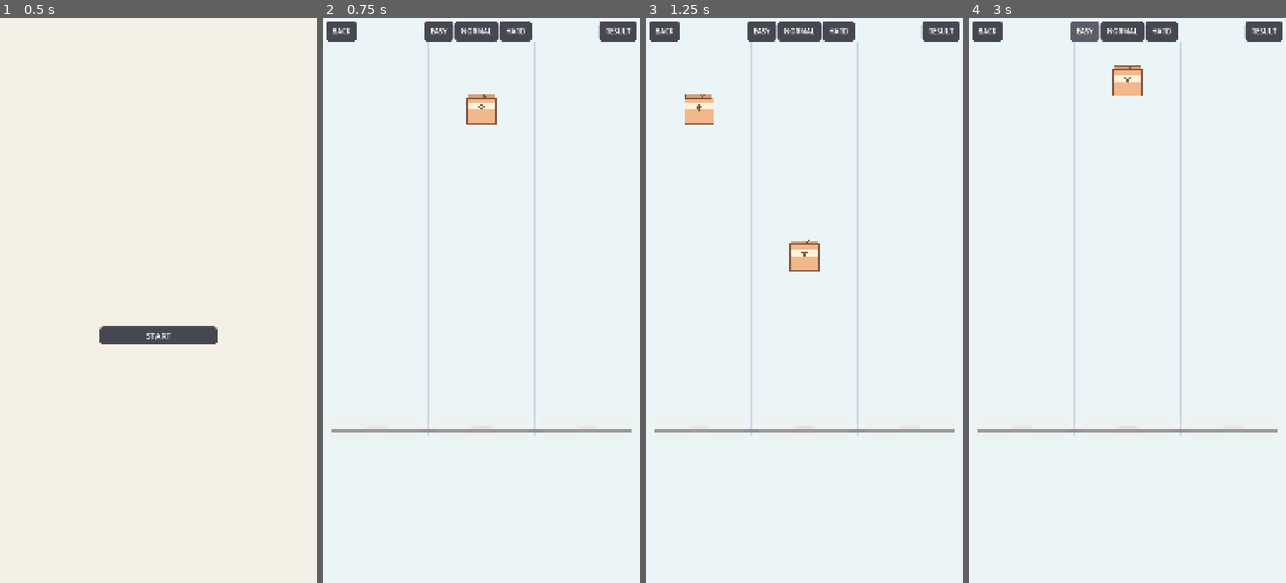
Above: before the commit, frames 1-4 (left to right).
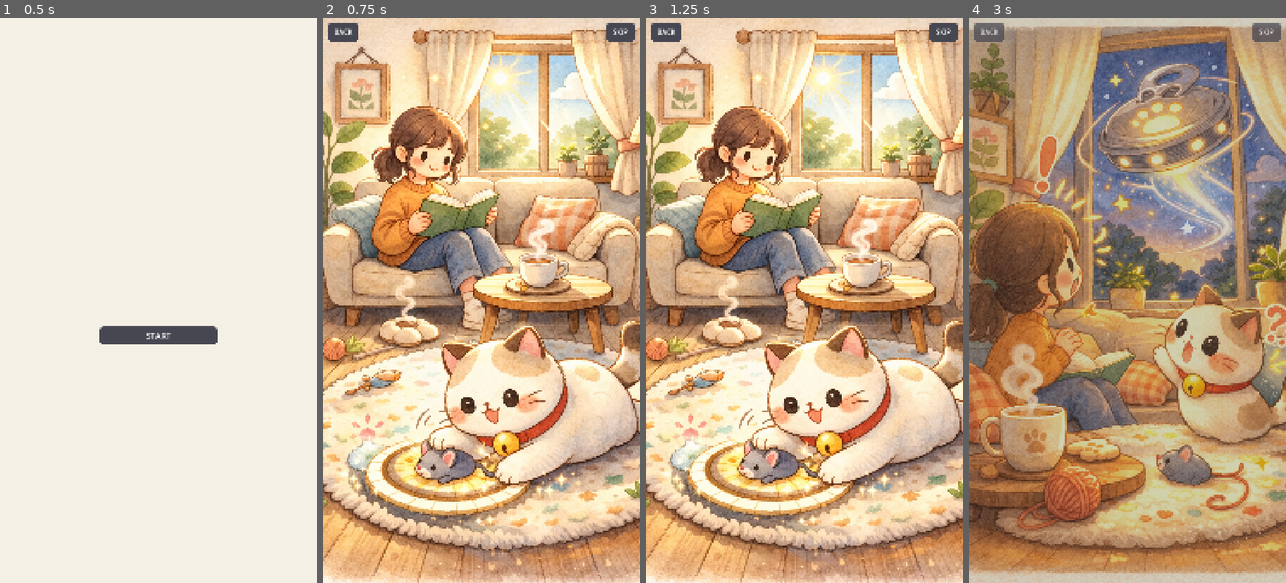
Above: after the commit, the same moments.

Repository: fntldodo/SyncNyang
Game: Godot game, scene res://scenes/Boot.tscn
Same seed, same stepped clock (60 frames per second), same inputs: the game is played once before the commit and once after it.
Inputs (mouse positions are in pixels of both pictures, inside the frame that each line leads up to):
- Up to frame 1 (0.5 s): no input
- Up to frame 2 (0.75 s): click "START" at 0.5 s
- Up to frame 3 (1.25 s): no input
- Up to frame 4 (3 s): click "BACK" at 1.25 s; click "START" at 2 s; click (1086, 29) at 2.75 s, where only the run before the commit has a clickable "EASY"

Frame 1 is identical in both runs. In frame 2, 93% of the frame differs, in the area x 0-100%, y 0-100%; in frame 3, 93%; in frame 4, 100%.

Commit message:
게임 스토리 완성

Diff:
--- /dev/null
+++ b/scenes/Cutscene.tscn
@@ -0,0 +1,62 @@
+[gd_scene load_steps=3 format=3]
+[ext_resource type="Script" path="res://scripts/cutscene_controller.gd" id="1"]
+
+[sub_resource type="StyleBoxEmpty" id="StyleBoxEmpty_tap"]
+
+[node name="Cutscene" type="Control"]
+layout_mode = 3
+anchors_preset = 15
+anchor_right = 1.0
+anchor_bottom = 1.0
+mouse_filter = 2
+script = ExtResource("1")
+
+[node name="PlaceholderBG" type="ColorRect" parent="."]
+layout_mode = 3
+anchors_preset = 15
+anchor_right = 1.0
+anchor_bottom = 1.0
+mouse_filter = 2
+color = Color(0.95, 0.85, 0.78, 1)
+visible = false
+
+[node name="ImageRect" type="TextureRect" parent="."]
+layout_mode = 3
+anchors_preset = 15
+anchor_right = 1.0
+anchor_bottom = 1.0
+mouse_filter = 2
+stretch_mode = 6
+
+[node name="TapArea" type="Panel" parent="."]
+layout_mode = 3
+anchors_preset = 15
+anchor_right = 1.0
+anchor_bottom = 1.0
+mouse_filter = 0
+theme_override_styles/panel = SubResource("StyleBoxEmpty_tap")
+
+[node name="TopOverlay" type="HBoxContainer" parent="."]
+layout_mode = 1
+anchors_preset = 10
+anchor_right = 1.0
+offset_left = 16.0
+offset_top = 16.0
+offset_right = -16.0
+offset_bottom = 80.0
+mouse_filter = 2
+
+[node name="BackBtn" type="Button" parent="TopOverlay"]
+layout_mode = 2
+custom_minimum_size = Vector2(100, 56)
+text = "BACK"
+
+[node name="Spacer" type="Control" parent="TopOverlay"]
+layout_mode = 2
+size_flags_horizontal = 3
+mouse_filter = 2
+
+[node name="SkipBtn" type="Button" parent="TopOverlay"]
+layout_mode = 2
+custom_minimum_size = Vector2(100, 56)
+text = "SKIP"
--- a/scenes/Game.tscn
+++ b/scenes/Game.tscn
@@ -4,6 +4,18 @@
 [ext_resource type="Script" path="res://scripts/effects_pawprint.gd" id="3"]
 
 [sub_resource type="StyleBoxEmpty" id="StyleBoxEmpty_tap"]
+
+[sub_resource type="StyleBoxFlat" id="StyleBoxFlat_targetzone"]
+bg_color = Color(0.96, 0.93, 0.86, 0.22)
+border_width_left = 2
+border_width_top = 2
+border_width_right = 2
+border_width_bottom = 2
+border_color = Color(0.37, 0.29, 0.24, 0.5)
+corner_radius_top_left = 14
+corner_radius_top_right = 14
+corner_radius_bottom_right = 14
+corner_radius_bottom_left = 14
 
 [node name="Game" type="Control"]
 layout_mode = 3
@@ -87,14 +99,14 @@
 mouse_filter = 2
 color = Color(0.92, 0.55, 0.75, 0.35)
 
-[node name="HitBand" type="ColorRect" parent="."]
+[node name="TargetZone" type="Panel" parent="."]
 layout_mode = 0
-offset_left = 0.0
-offset_top = 1376.0
-offset_right = 1080.0
-offset_bottom = 1426.0
+offset_left = 30.0
+offset_top = 1266.0
+offset_right = 1050.0
+offset_bottom = 1406.0
 mouse_filter = 2
-color = Color(0.96, 0.93, 0.87, 0.18)
+theme_override_styles/panel = SubResource("StyleBoxFlat_targetzone")
 
 [node name="HitLine" type="ColorRect" parent="."]
 layout_mode = 0
--- a/scripts/boot_ui.gd
+++ b/scripts/boot_ui.gd
@@ -5,7 +5,7 @@
 	start_btn.pressed.connect(_on_start_pressed)
 
 func _on_start_pressed() -> void:
-	SceneRouter.flow_to_game()
+	SceneRouter.flow_to_cutscene()
 
 func _unhandled_input(event: InputEvent) -> void:
 	if event.is_action_pressed("ui_cancel"):
--- /dev/null
+++ b/scripts/cutscene_controller.gd
@@ -0,0 +1,94 @@
+extends Control
+
+## Cutscene Controller — 6-image sequential viewer, no text.
+## Tap to advance, BACK to Boot, SKIP to Game, 0.25s fade transitions.
+
+const CUTS: Array[String] = [
+	"res://assets/story/cutscene_01_happy_time.png",
+	"res://assets/story/cutscene_02_ufo_appears.png",
+	"res://assets/story/cutscene_03_beam_invites_owner.png",
+	"res://assets/story/cutscene_04_cat_determined.png",
+	"res://assets/story/cutscene_05_can_stairs_climb.png",
+	"res://assets/story/cutscene_06_alien_dog_stage.png",
+]
+
+## Pastel placeholder colors when image is missing
+const PLACEHOLDERS: Array[Color] = [
+	Color(0.95, 0.85, 0.78),  # warm peach
+	Color(0.80, 0.88, 0.95),  # sky blue
+	Color(0.85, 0.78, 0.95),  # lavender
+	Color(0.78, 0.95, 0.82),  # mint
+	Color(0.95, 0.92, 0.78),  # cream yellow
+	Color(0.95, 0.78, 0.85),  # rose pink
+]
+
+@onready var image_rect: TextureRect = $ImageRect
+@onready var placeholder_bg: ColorRect = $PlaceholderBG
+@onready var back_btn: Button = $TopOverlay/BackBtn
+@onready var skip_btn: Button = $TopOverlay/SkipBtn
+@onready var tap_area: Panel = $TapArea
+
+var _index: int = 0
+var _transitioning: bool = false
+
+func _ready() -> void:
+	back_btn.pressed.connect(_on_back)
+	skip_btn.pressed.connect(_on_skip)
+	tap_area.gui_input.connect(_on_tap_input)
+	_show_cut(0)
+
+func _unhandled_input(event: InputEvent) -> void:
+	if event.is_action_pressed("ui_cancel"):
+		get_viewport().set_input_as_handled()
+		_on_back()
+
+func _on_tap_input(event: InputEvent) -> void:
+	if event is InputEventMouseButton and event.button_index == MOUSE_BUTTON_LEFT and event.pressed:
+		_next()
+	elif event is InputEventScreenTouch and event.pressed:
+		_next()
+
+func _next() -> void:
+	if _transitioning:
+		return
+	_index += 1
+	if _index >= CUTS.size():
+		SceneRouter.flow_to_game()
+		return
+	_fade_to(_index)
+
+func _on_back() -> void:
+	if _transitioning:
+		return
+	SceneRouter.clear_to_boot()
+
+func _on_skip() -> void:
+	if _transitioning:
+		return
+	SceneRouter.flow_to_game()
+
+func _show_cut(idx: int) -> void:
+	var path: String = CUTS[idx]
+	var tex: Texture2D = null
+	if ResourceLoader.exists(path):
+		tex = load(path) as Texture2D
+	if tex:
+		image_rect.texture = tex
+		image_rect.visible = true
+		placeholder_bg.visible = false
+	else:
+		image_rect.visible = false
+		placeholder_bg.visible = true
+		var col_idx: int = idx % PLACEHOLDERS.size()
+		placeholder_bg.color = PLACEHOLDERS[col_idx]
+
+func _fade_to(idx: int) -> void:
+	_transitioning = true
+	var tw := create_tween()
+	tw.tween_property(self, "modulate:a", 0.0, 0.12)
+	tw.tween_callback(_show_cut.bind(idx))
+	tw.tween_property(self, "modulate:a", 1.0, 0.13)
+	tw.tween_callback(_on_fade_done)
+
+func _on_fade_done() -> void:
+	_transitioning = false
--- a/scripts/game_controller.gd
+++ b/scripts/game_controller.gd
@@ -87,7 +87,7 @@
 func handle_scratch(lane_pair: int) -> int:
 	return _judge_nearest("scratch", lane_pair, -1)
 
-## TICKET 8.2: press on a lane → start a 꾹꾹 hold
+## TICKET 8.2+8.3: press on a lane → start a 꾹꾹 hold (with late latch grace)
 func handle_moving_press(lane: int) -> void:
 	if not _running:
 		return
@@ -102,10 +102,20 @@
 		if str(entry.get("m_state", "idle")) != "idle":
 			continue
 		var start_t: float = float(entry.get("t", 0.0))
+		var end_t: float = start_t + float(entry.get("len", 1.2))
 		var delta_ms: float = (t - start_t) * 1000.0
+		# Normal start: within ±130ms
 		if absf(delta_ms) <= 130.0:
 			entry["m_state"] = "holding"
 			entry["start_grade"] = Judgement.get_grade(delta_ms)
+			return
+		# Late latch grace: after start window but before end_t
+		if delta_ms > 130.0 and t < end_t:
+			entry["m_state"] = "holding"
+			if delta_ms <= 350.0:
+				entry["start_grade"] = Judgement.Grade.GOOD
+			else:
+				entry["start_grade"] = Judgement.Grade.SO_SO
 			return
 
 ## TICKET 8.2: release on a lane → end a 꾹꾹 hold
@@ -192,8 +202,8 @@
 				if on_lane:
 					entry["good_samples"] = int(entry.get("good_samples", 0)) + 1
 
-			# Auto-miss: idle and past start window
-			if m_state == "idle" and t > entry_t + MISS_WINDOW_SEC:
+			# Auto-miss: idle and past end_t (never pressed at all — grace period expired)
+			if m_state == "idle" and t > end_t:
 				_miss_moving(entry)
 				to_remove.append(i)
 				continue
--- a/scripts/game_ui.gd
+++ b/scripts/game_ui.gd
@@ -137,7 +137,7 @@
 ## ---- Hit boxes (per lane at hitline) ----
 
 func _create_hit_boxes() -> void:
-	var box_w: float = _lane_width * 0.85
+	var box_w: float = _lane_width * 0.92
 	var box_y: float = hit_line.position.y - HIT_ZONE_HEIGHT * 0.5
 	for i in range(NUM_LANES):
 		var box := ColorRect.new()
--- a/scripts/scene_router.gd
+++ b/scripts/scene_router.gd
@@ -1,6 +1,7 @@
 extends Node
 
 const SCENE_BOOT := "res://scenes/Boot.tscn"
+const SCENE_CUTSCENE := "res://scenes/Cutscene.tscn"
 const SCENE_GAME := "res://scenes/Game.tscn"
 const SCENE_RESULT := "res://scenes/Result.tscn"
 const SCENE_WARDROBE := "res://scenes/Wardrobe.tscn"
@@ -58,6 +59,9 @@
 func clear_to_boot() -> void:
 	goto(SCENE_BOOT, true)
 
+func flow_to_cutscene() -> void:
+	goto(SCENE_CUTSCENE)
+
 func flow_to_game() -> void:
 	goto(SCENE_GAME)
 
Binary file added: assets/story/cutscene_01_happy_time.png
Not shown, added: assets/story/cutscene_01_happy_time.png.import
Binary file added: assets/story/cutscene_02_ufo_appears.png
Not shown, added: assets/story/cutscene_02_ufo_appears.png.import
Binary file added: assets/story/cutscene_03_beam_invites_owner.png
Not shown, added: assets/story/cutscene_03_beam_invites_owner.png.import
Binary file added: assets/story/cutscene_04_cat_determined.png
Not shown, added: assets/story/cutscene_04_cat_determined.png.import
Binary file added: assets/story/cutscene_05_can_stairs_climb.png
Not shown, added: assets/story/cutscene_05_can_stairs_climb.png.import
Binary file added: assets/story/cutscene_06_alien_dog_stage.png
Not shown, added: assets/story/cutscene_06_alien_dog_stage.png.import
(and 1 more such lines)
